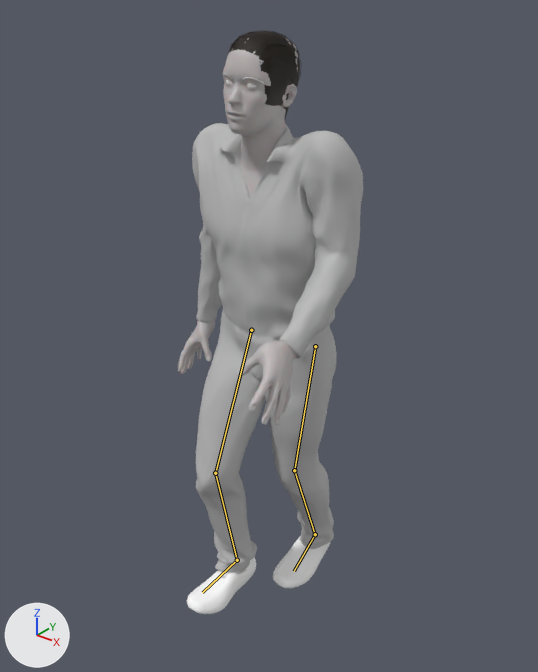
An edit to the Blender file tools/blender-test/out/anim.blend, drawn before and after from the same camera.
One viewpoint serves both versions: a camera (50 mm lens) standing at (1.189, -4.573, 1.833) and looking at (0.021, -3.113, 0.927). The lights are fixed; the arrows at lower left show +X, +Y and +Z. The first picture is the older version. Both versions are drawn at frame 65 of the action 'Human.rigAction'; the numbers are the values there. The bones that change are drawn over the model as lines.

In view in the first picture: 'Human', 'Human.male_casualsuit01', 'Human.shoes02', 'Human.short04' and 1 more.
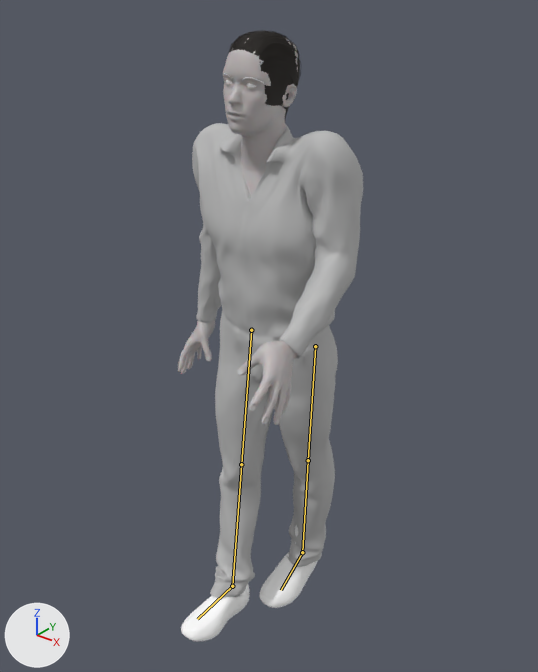
Where the change shows, as pixel boxes [x1, y1, x2, y2] in the pictures (538 x 672 px):
'Human.male_casualsuit01', posed
    before: [192, 123, 363, 572]
    after: [192, 123, 363, 597]
'Human.shoes02', posed (22% taller)
    before: [187, 519, 330, 614]
    after: [181, 525, 318, 641]
'Human.short04', unchanged, covered by the edit
    before: [225, 30, 301, 118]
'hair_cap', unchanged, uncovered by the edit
    after: [225, 30, 301, 118]
bone 'LeftUpLeg', root to tip
    before: (315, 346) to (294, 470)
    after: (315, 346) to (308, 460)
bone 'LeftLeg', root to tip
    before: (294, 470) to (315, 534)
    after: (308, 460) to (302, 552)
bone 'LeftFoot', root to tip
    before: (315, 534) to (294, 571)
    after: (302, 552) to (281, 590)
bone 'RightUpLeg', root to tip
    before: (251, 330) to (215, 473)
    after: (251, 330) to (241, 464)
bone 'RightLeg', root to tip
    before: (215, 473) to (237, 560)
    after: (241, 464) to (232, 586)
bone 'RightFoot', root to tip
    before: (237, 560) to (202, 592)
    after: (232, 586) to (197, 619)

Edits to the bpy script that builds the scene:
```text
Change bone_leftupleg:
    where bone_leftupleg = bpy.data.objects['Human.rig'].pose.bones['LeftUpLeg']  # child of 'LHipJoint'
    bone_leftupleg.rotation_euler: (0.122, 0.0349, 0.262) -> (0.279, 0.0349, 0.262)  # degrees (7, 2, 15) -> degrees (16, 2, 15)
Change bone_leftleg:
    where bone_leftleg = bpy.data.objects['Human.rig'].pose.bones['LeftLeg']  # child of 'LeftUpLeg'
    bone_leftleg.rotation_euler: (0.349, 0.0, 0.0) -> (-0.122, 0.0, 0.0)  # degrees (20, 0, 0) -> degrees (-7, 0, 0)
Change bone_leftfoot:
    where bone_leftfoot = bpy.data.objects['Human.rig'].pose.bones['LeftFoot']  # child of 'LeftLeg'
    bone_leftfoot.rotation_euler: (-0.332, -0.0524, -0.0698) -> (-0.0175, 0.0, -0.0873)  # degrees (-19, -3, -4) -> degrees (-1, 0, -5)
Change bone_rightupleg:
    where bone_rightupleg = bpy.data.objects['Human.rig'].pose.bones['RightUpLeg']  # child of 'RHipJoint'
    bone_rightupleg.rotation_euler: (-0.349, -0.0873, -0.0698) -> (-0.0175, -0.105, -0.0873)  # degrees (-20, -5, -4) -> degrees (-1, -6, -5)
Change bone_rightleg:
    where bone_rightleg = bpy.data.objects['Human.rig'].pose.bones['RightLeg']  # child of 'RightUpLeg'
    bone_rightleg.rotation_euler: (0.646, 0.0, -0.0175) -> (-0.122, 0.0, 0.0)  # degrees (37, 0, -1) -> degrees (-7, 0, 0)
Change bone_rightfoot:
    where bone_rightfoot = bpy.data.objects['Human.rig'].pose.bones['RightFoot']  # child of 'RightLeg'
    bone_rightfoot.rotation_euler: (-0.157, 0.0873, 0.244) -> (0.262, -0.0698, 0.279)  # degrees (-9, 5, 14) -> degrees (15, -4, 16)
```
